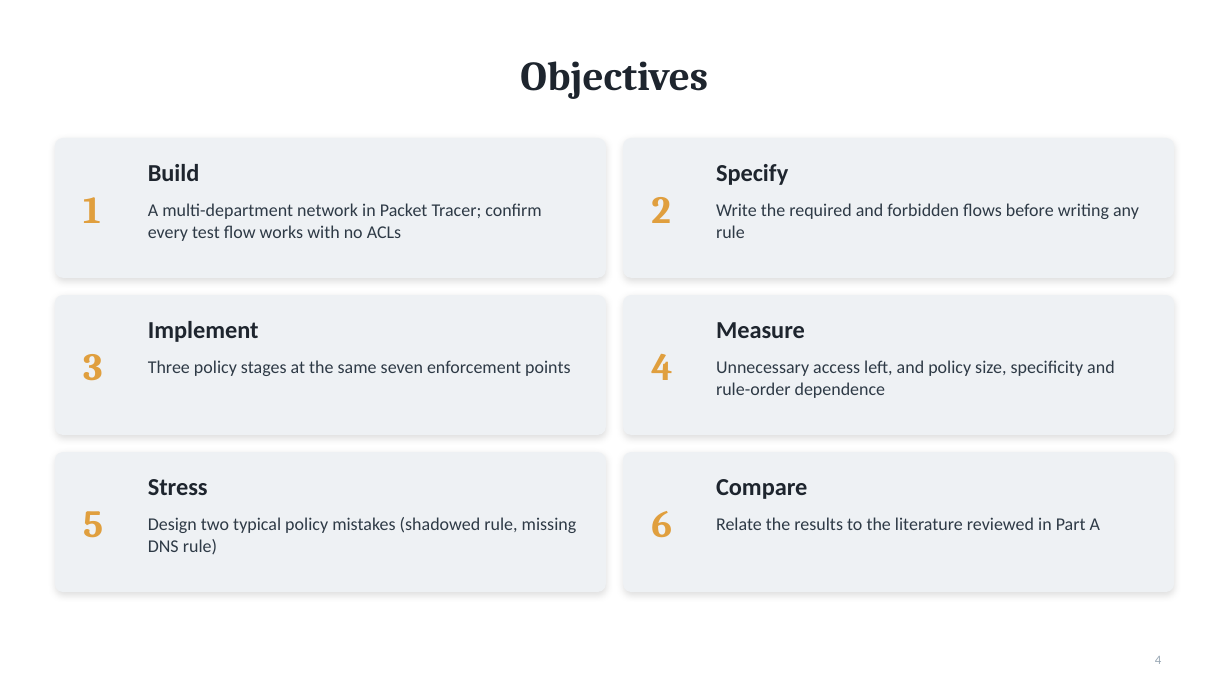
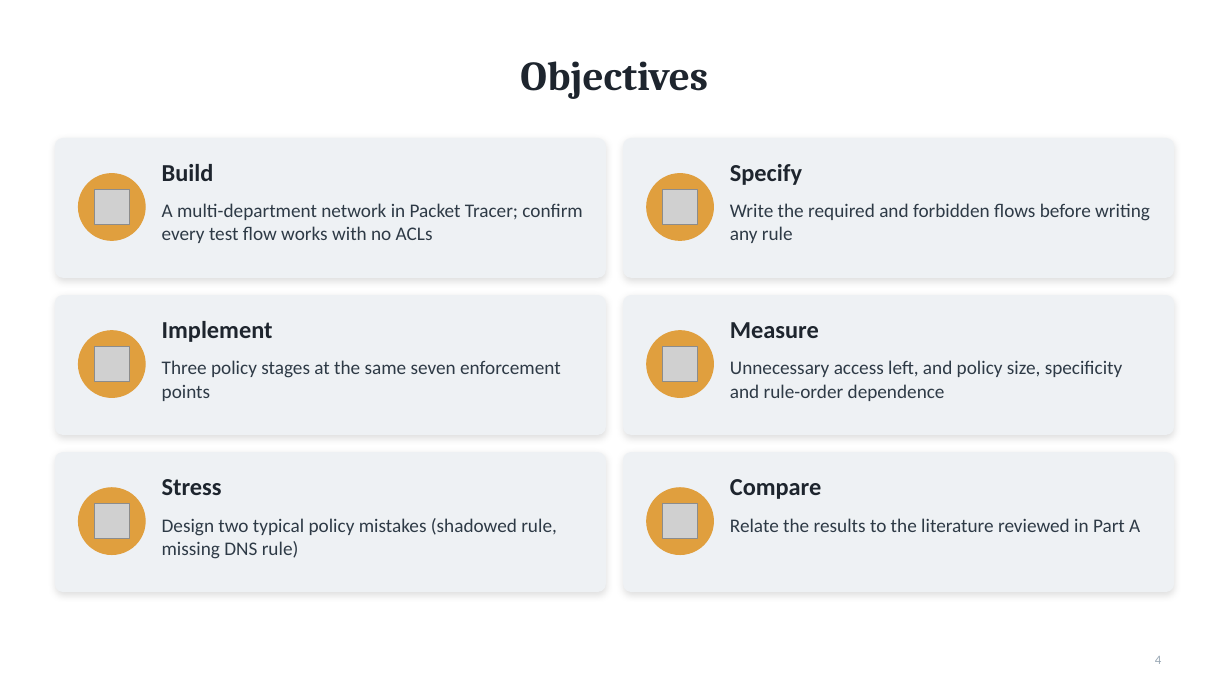
Before and after one commit to darshanpvt007-afk/firewall-policy-complexity-case-study, a slide deck: slide 4 of report/case-study-presentation.pptx. Drawn at 1232x693 pixels with LibreOffice and Linux fonts; fonts in the diff are those of the drawing; grey boxes stand for pictures. Boxes give left, top, right and bottom in pixels: in the first picture for what was removed or moved away, otherwise in the second. Text is boxed around its words. In the diff, an @@ line names an element or a change of style, - is before the commit and + after.

```diff
--- a/report/case-study-presentation.pptx
+++ b/report/case-study-presentation.pptx
@@ ellipse added at (79,174,145,240), fill #E09F3E, outline #E09F3E 1 pt @@
@@ text "Build": place and size @@
-text "Build" at (148,164,200,181)
+text "Build" at (162,164,214,181)
@@ ellipse added at (647,174,714,240), fill #E09F3E, outline #E09F3E 1 pt @@
@@ text "Specify": place and size @@
-text "Specify" at (716,164,788,185)
+text "Specify" at (730,164,802,185)
@@ text removed at (83,197,101,223) @@
-1
@@ picture added at (94,189,128,224) @@
@@ text "A multi-department network in Packet ...": place and size @@
-text "A multi-department network in Packet ..." at (148,203,541,241)
+text "A multi-department network in Packet ..." at (162,203,582,243)
@@ text removed at (651,197,671,223) @@
-2
@@ picture added at (663,189,697,224) @@
@@ text "Write the required and forbidden ...": place and size @@
-text "Write the required and forbidden ..." at (716,203,1139,238)
+text "Write the required and forbidden ..." at (730,203,1150,243)
@@ text "Implement": place and size @@
-text "Implement" at (148,321,259,342)
+text "Implement" at (162,321,273,342)
@@ text "Measure": place and size @@
-text "Measure" at (716,322,805,338)
+text "Measure" at (730,322,819,338)
@@ ellipse added at (79,331,145,397), fill #E09F3E, outline #E09F3E 1 pt @@
@@ text removed at (83,354,103,381) @@
-3
@@ picture added at (94,347,128,381) @@
@@ text "Three policy stages at the ...": place and size @@
-text "Three policy stages at the ..." at (148,360,570,376)
+text "Three policy stages at the ..." at (162,360,561,401)
@@ ellipse added at (647,331,714,397), fill #E09F3E, outline #E09F3E 1 pt @@
@@ text removed at (651,354,672,380) @@
-4
@@ picture added at (663,347,697,381) @@
@@ text "Unnecessary access left, and policy ...": place and size @@
-text "Unnecessary access left, and policy ..." at (716,360,1115,398)
+text "Unnecessary access left, and policy ..." at (730,360,1123,401)
@@ text "Stress": place and size @@
-text "Stress" at (148,479,208,495)
+text "Stress" at (162,479,222,495)
@@ text "Compare": place and size @@
-text "Compare" at (716,479,807,499)
+text "Compare" at (730,479,821,499)
@@ ellipse added at (79,488,145,555), fill #E09F3E, outline #E09F3E 1 pt @@
@@ picture added at (94,504,128,538) @@
@@ ellipse added at (647,488,714,555), fill #E09F3E, outline #E09F3E 1 pt @@
@@ picture added at (663,504,697,538) @@
@@ text removed at (83,511,103,538) @@
-5
@@ text "Design two typical policy mistakes ...": place and size @@
-text "Design two typical policy mistakes ..." at (148,517,577,554)
+text "Design two typical policy mistakes ..." at (162,518,557,559)
@@ text removed at (651,511,672,538) @@
-6
@@ size 14 to 15 pt in 6 elements at (162,203,582,243), (162,360,561,401), (730,203,1150,243), (730,360,1123,401), (162,518,557,559), (730,518,1140,532) @@
@@ text "Relate the results to the ...": place and size @@
-text "Relate the results to the ..." at (716,517,1100,530)
+text "Relate the results to the ..." at (730,518,1140,532)
```
Also in this commit, not shown: 10 other slides changed, 2 other files.
